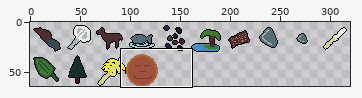
A sprite sheet gets an edit: tiles/resources.png. The picture above shows the old version from afar; the outline marks the close-up.
Close-up. The starting point:
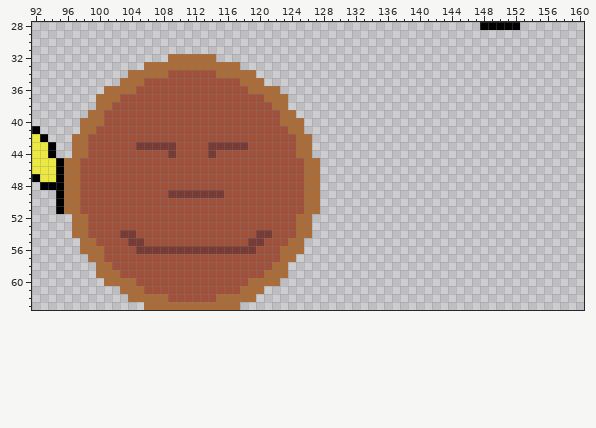
The file is 320x64 pixels. Shown: x 92..160, y 28..63.
After:
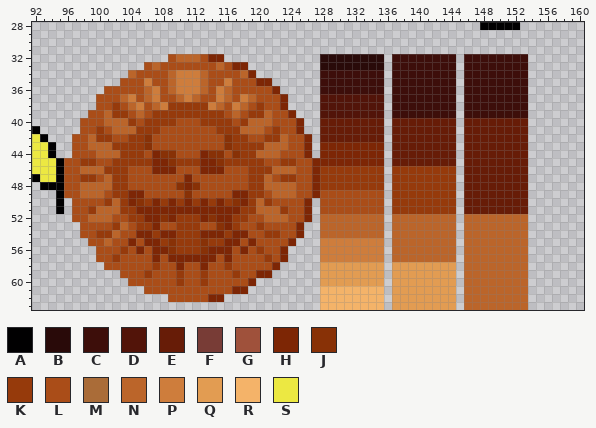
Palette (. is transparent): A #010001  B #290a09  C #3d0e0a  D #521409  E #671c07  F #783c36  G #9f513b  H #7d2605  J #883106  K #963a0b  L #aa4d18  M #aa6c38  N #bb652a  P #ce7d3c  Q #e29c52  R #f4b369  S #ece842
The commit says: Add initial version of LCR tile.
From old to new:
Changed rows in their new state; - is an unchanged pixel.
first column x 96:
32 -------------LNNNLHH------------BBBBBBBB-CCCCCCCC-CCCCCCCC
33 ----------LNLLLLLLLNLHH---------BBBBBBBB-CCCCCCCC-CCCCCCCC
34 --------NLLLLNPPPNLLLLNH--------CCCCCCCC-CCCCCCCC-CCCCCCCC
35 -------LLLPLLNPPPNLLPLLLHH------CCCCCCCC-CCCCCCCC-CCCCCCCC
36 -----LLLLLNPLNPPPNLPNLLLLLH-----CCCCCCCC-CCCCCCCC-CCCCCCCC
37 ----LLLNPLNPLLNPNLLPNLPNLLLH----DDDDDDDD-CCCCCCCC-CCCCCCCC
38 ----LLKLNPLNPKKKKKPNLPNLKLLH----DDDDDDDD-CCCCCCCC-CCCCCCCC
39 ---LLNKKLNLKKKKKKKKKLNLKKNLLH---DDDDDDDD-CCCCCCCC-CCCCCCCC
40 --LLLNNNKLKKKKLLLKKKKLKNNNLLLH--EEEEEEEE-EEEEEEEE-EEEEEEEE
41 --LLKLNNNKKKLLLLLLLKKKNNNLKLLH--EEEEEEEE-EEEEEEEE-EEEEEEEE
42 -LLNKKLLKKJLLLLLLLLLJKKLLKKNLLH-EEEEEEEE-EEEEEEEE-EEEEEEEE
43 -LLNNNKKKKJLLLLLLLLLJKKKKNNNLLH-HHHHHHHH-EEEEEEEE-EEEEEEEE
44 -LLLNNNKKKLHJJLLLHJJLJKKNNNLLLH-HHHHHHHH-EEEEEEEE-EEEEEEEE
45 LLKKLLKKKKKHHJKKKHHJKKKKKLLKKLLHHHHHHHHH-EEEEEEEE-EEEEEEEE
46 LLNNNKKKLLLHHHLLLHHHLLLKKKNNNLLHKKKKKKKK-KKKKKKKK-EEEEEEEE
47 LLKKLNKKLLLLLLLHLLLLLLLKKNLKKLLHKKKKKKKK-KKKKKKKK-EEEEEEEE
48 LLNNNNKKLLLLLLJHJLLLLLLKKNNNNLLHKKKKKKKK-KKKKKKKK-EEEEEEEE
49 LLNNNLKKHHLLLLLJLLLLLHHKKLNNNLLHLLLLLLLL-KKKKKKKK-EEEEEEEE
50 .LLLLKNKHJKHKHKHKHKHKJHKNKLLLLH.LLLLLLLL-KKKKKKKK-EEEEEEEE
51 .LLKNNNKKHHHHHHHHHHHHHKKNNNKLLH.LLLLLLLL-KKKKKKKK-EEEEEEEE
52 -LLNNNLLKKHHJHKKKHJHHKKLLNNNLLH-NNNNNNNN-NNNNNNNN-NNNNNNNN
53 -.LLLLKNLKKHLLKKKLLJHKLLKLLLLH.-NNNNNNNN-NNNNNNNN-NNNNNNNN
54 -.LLKKNLLHHKHHKKKHHHKHHLLKKLLH.-NNNNNNNN-NNNNNNNN-NNNNNNNN
55 --.LLNLLHLHHKJKKKJKKHHLHLLLLH.--PPPPPPPP-NNNNNNNN-NNNNNNNN
56 --..LLLKLHLHHJKKKJHHHLHLKLLH..--PPPPPPPP-NNNNNNNN-NNNNNNNN
57 ---.LLKLLLLHLHHHHHHLHLLLLKLH.---PPPPPPPP-NNNNNNNN-NNNNNNNN
58 ----.LLLLLLKLLHLLHLLKLLLLLH.----QQQQQQQQ-QQQQQQQQ-NNNNNNNN
59 ----...LLLKLLLKLLKLLLKLLHH..----QQQQQQQQ-QQQQQQQQ-NNNNNNNN
60 -----...LLLLLLKLLKLLLLLH...-----QQQQQQQQ-QQQQQQQQ-NNNNNNNN
61 -------...LLLLLLLLLLLHH..-------RRRRRRRR-QQQQQQQQ-NNNNNNNN
62 --------.....LLLLLHH....--------RRRRRRRR-QQQQQQQQ-NNNNNNNN
63 ----------............----------RRRRRRRR-QQQQQQQQ-NNNNNNNN
Boxes around the changes in both close-ups, in picture pixels (x1, y1, x2, y2):
changed: (64, 54, 528, 310)
